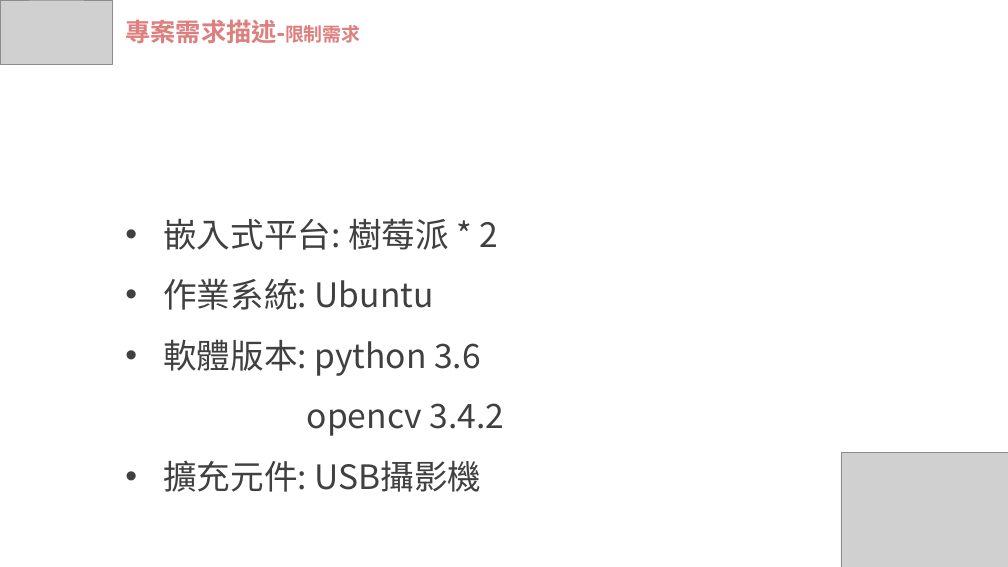
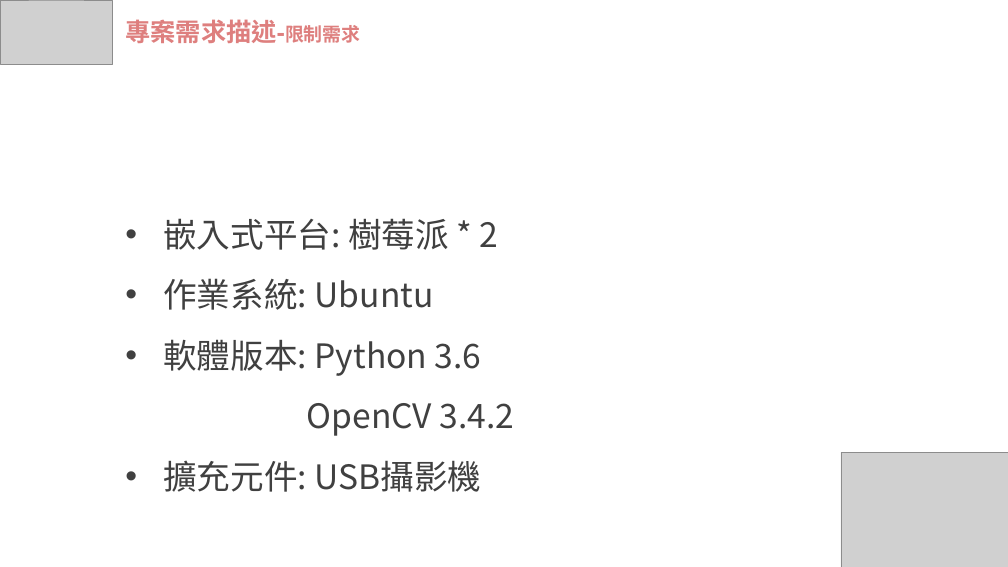
Before and after one commit to wasteee/Embedded-Image-Processing-final, a slide deck: slide 9 of IP_FRS.pptx. Drawn at 1008x567 pixels with LibreOffice and Linux fonts; fonts in the diff are those of the drawing; grey boxes stand for pictures. Boxes give left, top, right and bottom in pixels: in the first picture for what was removed or moved away, otherwise in the second. Text is boxed around its words. In the diff, an @@ line names an element or a change of style, - is before the commit and + after.

Commit message:
update ppt version

```diff
--- a/IP_FRS.pptx
+++ b/IP_FRS.pptx
@@ text at box(163, 339, 515, 436): text changed @@
-• 軟體版本: python 3.6
-opencv 3.4.2
+• 軟體版本: Python 3.6
+OpenCV 3.4.2
```
